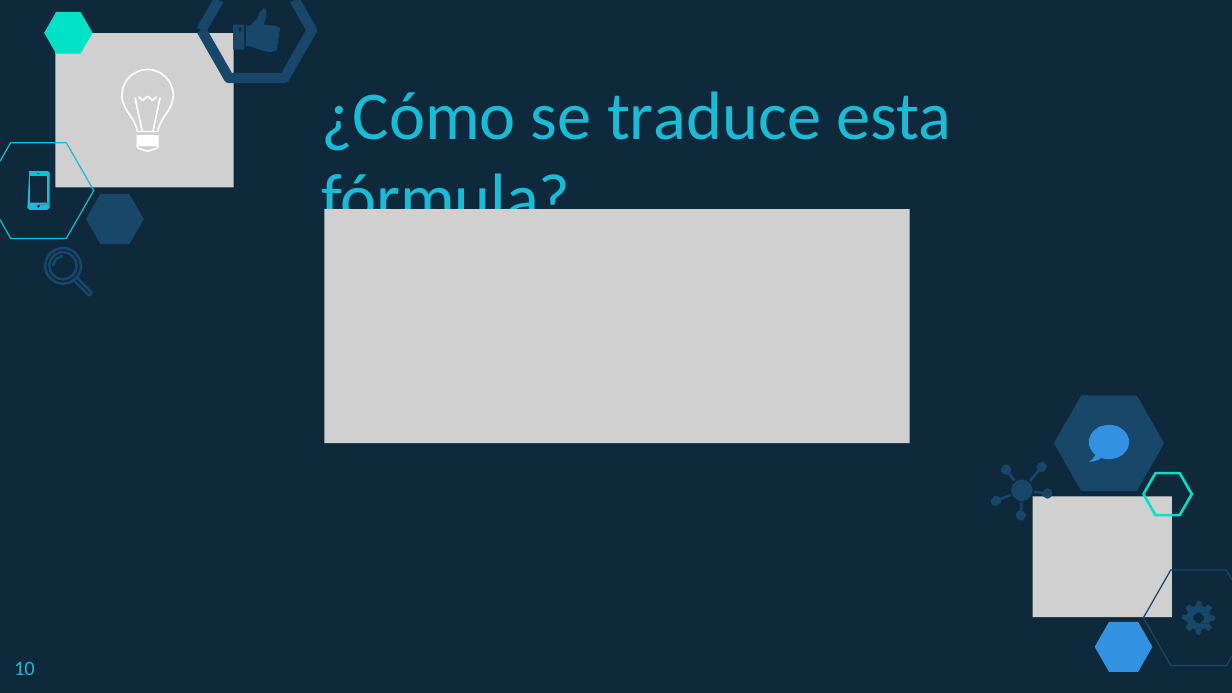
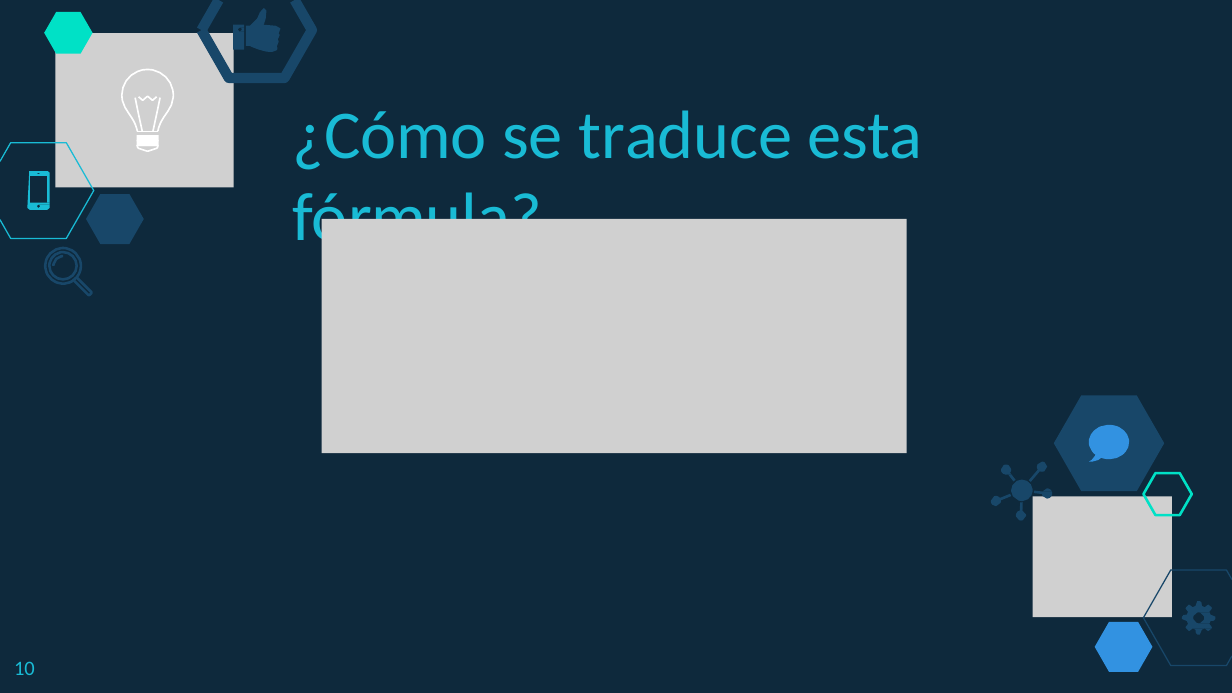
Before and after one commit to lizetheP/PensamientoC, a slide deck: slide 10 of Calendario2019/2_3_ExpresionesMatematicas.pptx. Drawn at 1232x693 pixels with LibreOffice and Linux fonts; fonts in the diff are those of the drawing; grey boxes stand for pictures. Boxes give left, top, right and bottom in pixels: in the first picture for what was removed or moved away, otherwise in the second. Text is boxed around its words. In the diff, an @@ line names an element or a change of style, - is before the commit and + after.

```diff
--- a/Calendario2019/2_3_ExpresionesMatematicas.pptx
+++ b/Calendario2019/2_3_ExpresionesMatematicas.pptx
@@ text "¿Cómo se traduce esta fórmula?": place and size @@
-text "¿Cómo se traduce esta fórmula?" at <box>321,91,951,237</box>
+text "¿Cómo se traduce esta fórmula?" at <box>293,110,922,257</box>
@@ picture: place and size @@
-picture at <box>324,209,909,444</box>
+picture at <box>322,219,907,453</box>
```
Also in this commit, not shown: 4 other slides changed, 47 other files.
